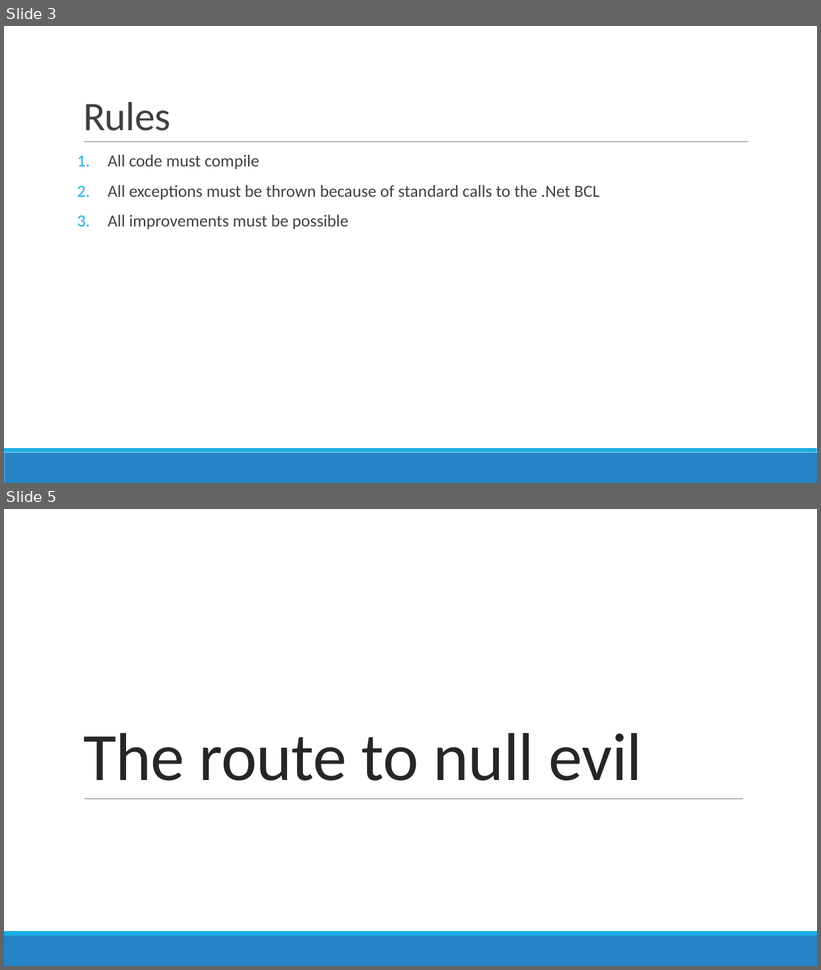
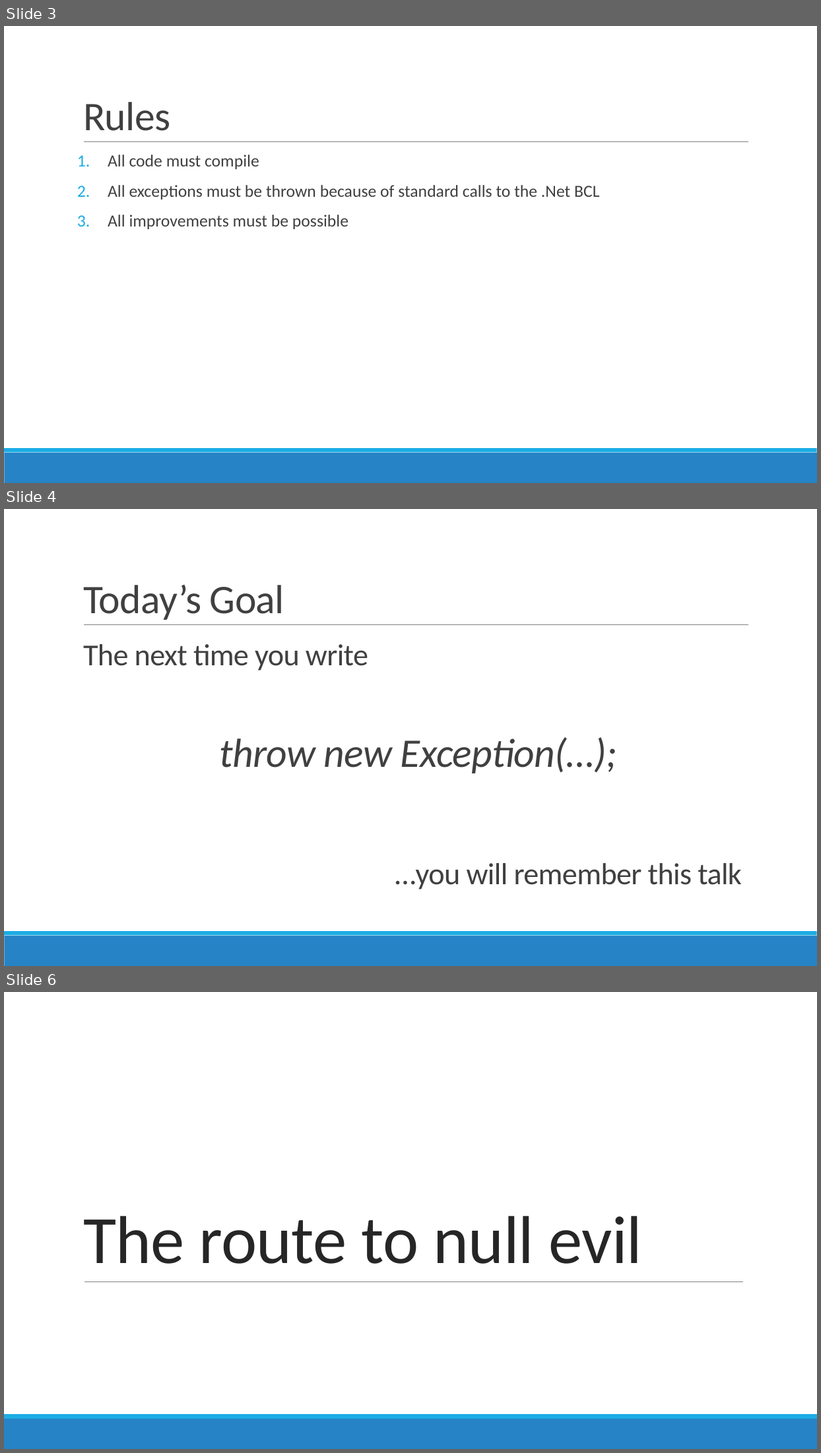
Before and after one commit to jamesrcounts/ExceptionalTalk, a slide deck: Exceptional Exceptions.pptx. Shown one above the other, each under a label of ours: slides 3 and 5 before the commit, slides 3, 4 and 6 after it; the slides between them are not shown. The pictures are 821x970 and 821x1453 pixels, drawn with LibreOffice and Linux fonts; fonts in the diff are those of the drawing. Boxes give left, top, right and bottom in pixels: in the first picture for what was removed or moved away, otherwise in the second. Text is boxed around its words. In the diff, an @@ line names an element or a change of style, - is before the commit and + after.

Commit message:
Updated exception slides

```diff
--- a/Exceptional Exceptions.pptx
+++ b/Exceptional Exceptions.pptx
@@ slide 4 added at (4,509,817,966), background #FFFFFF; not listed: 3 template elements that a slide beside it also shows @@
@@ title added at (83,585,284,620), 48 pt, text #404040 @@
+Today’s Goal
@@ text added at (83,644,368,671), 36 pt, text #404040 @@
+The next time you write
@@ text added at (219,737,617,774), 48 pt, text #404040, italic @@
+  throw new Exception(…);
@@ text added at (395,863,742,890), 36 pt, text #404040 @@
+…you will remember this talk
@@ what was slide 5 is now slide 6 @@
```
Also in this commit, not shown: 3 slides changed, 2 other slides added, 5 other files.
